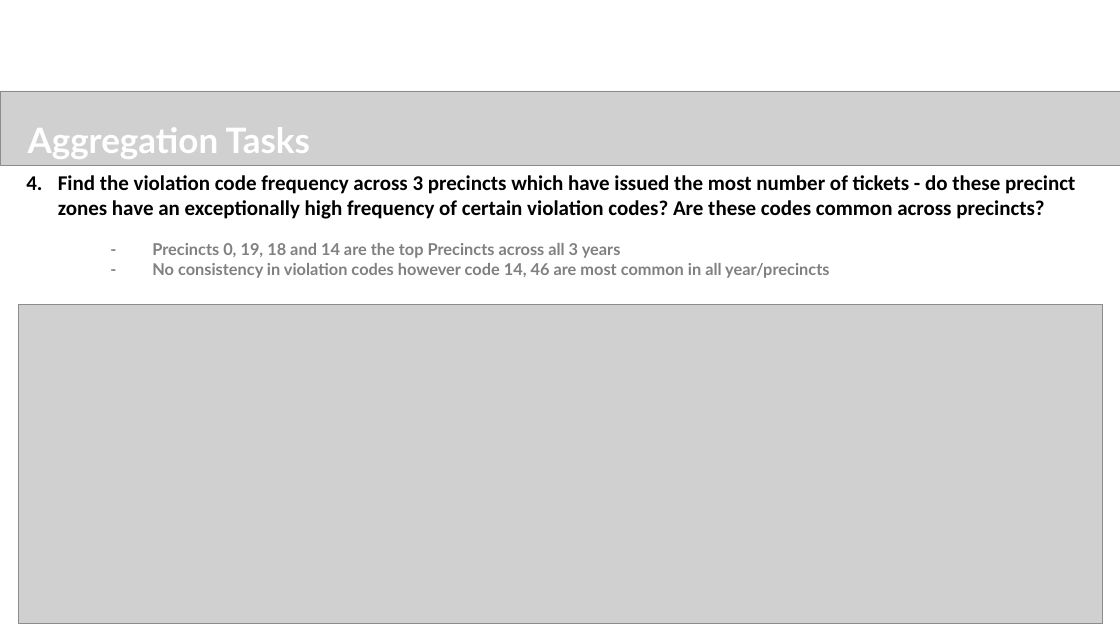
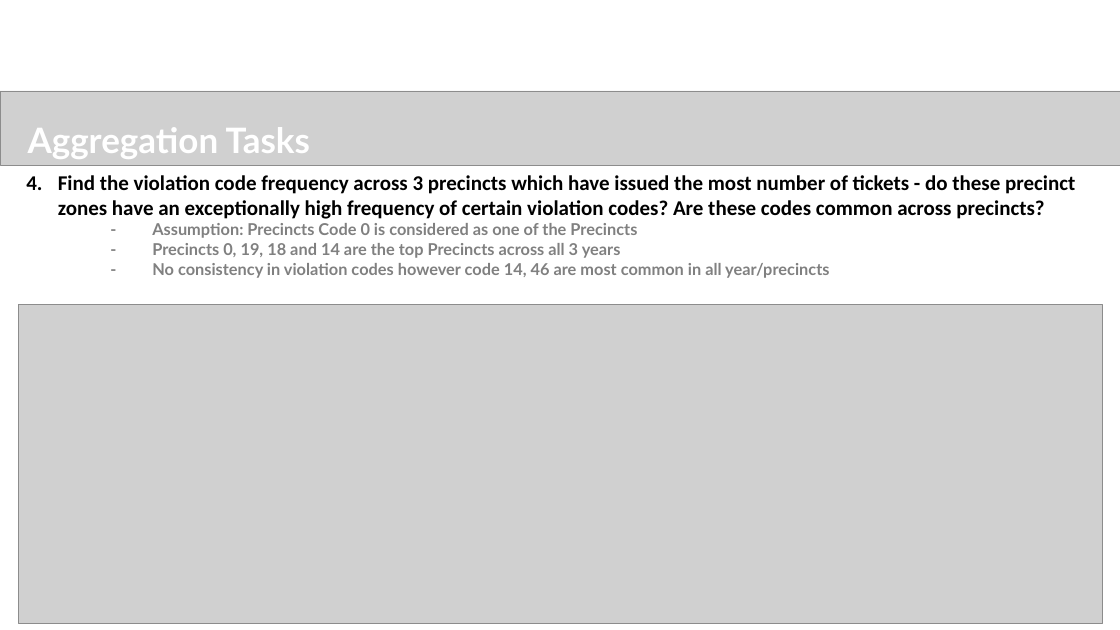
Before and after one commit to sureshballa/data-science-projects, a slide deck: slide 13 of NYC Parking Tickets EDA/FayizMayamVeettil_DDA1730041_main.pptx. Drawn at 1120x630 pixels with LibreOffice and Linux fonts; fonts in the diff are those of the drawing; grey boxes stand for pictures; background and template pictures are left out. Boxes give left, top, right and bottom in pixels: in the first picture for what was removed or moved away, otherwise in the second. Text is boxed around its words. In the diff, an @@ line names an element or a change of style, - is before the commit and + after.

```diff
--- a/NYC Parking Tickets EDA/FayizMayamVeettil_DDA1730041_main.pptx
+++ b/NYC Parking Tickets EDA/FayizMayamVeettil_DDA1730041_main.pptx
@@ text at [152,223,637,238]: paragraph added @@
+    - Assumption: Precincts Code 0 is considered as one of the Precincts
```
Also in this commit, not shown: 6 other slides changed, 2 slides added, 2 other files.
